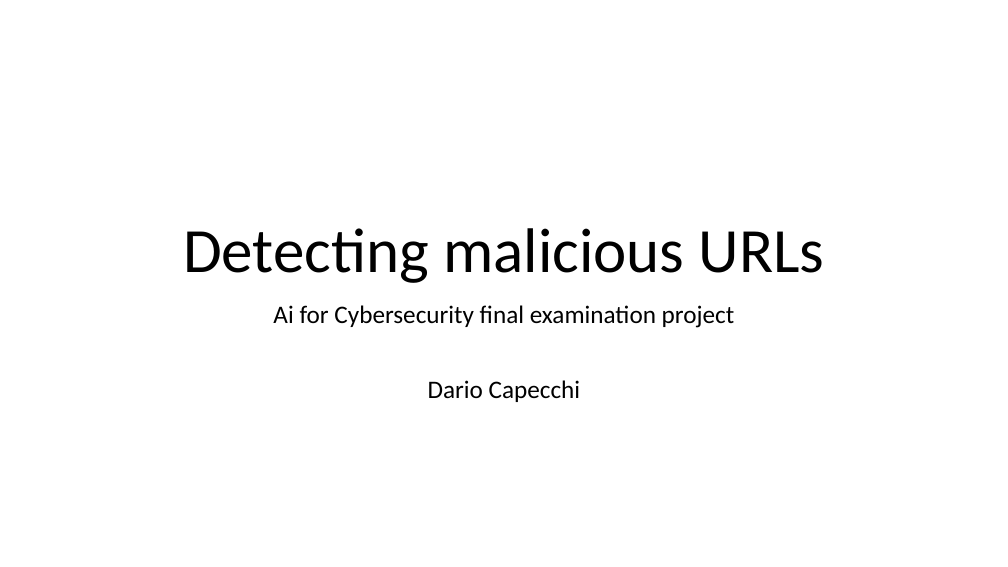
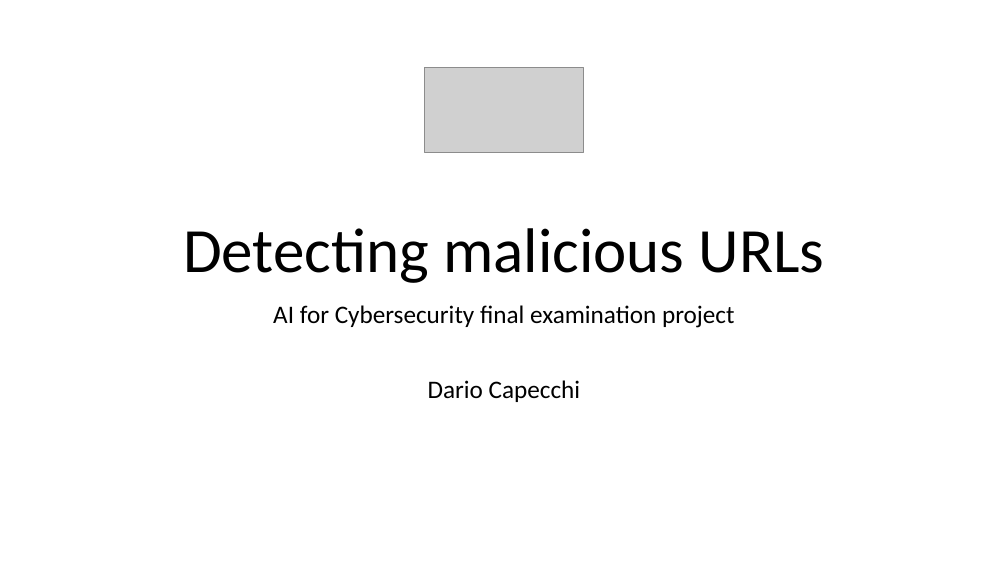
Before and after one commit to Metalcape/url-classifier, a slide deck: slide 1 of slides.pptx. Drawn at 1008x567 pixels with LibreOffice and Linux fonts; fonts in the diff are those of the drawing; grey boxes stand for pictures. Boxes give left, top, right and bottom in pixels: in the first picture for what was removed or moved away, otherwise in the second. Text is boxed around its words. In the diff, an @@ line names an element or a change of style, - is before the commit and + after.

Commit message:
Slides

```diff
--- a/slides.pptx
+++ b/slides.pptx
@@ picture added at [425,67,584,152] @@
@@ subtitle at [273,305,735,328]: text changed @@
-Ai for Cybersecurity final examination project
+AI for Cybersecurity final examination project
```
Also in this commit, not shown: 3 other slides changed, 10 slides added, 4 slides removed, 21 other files.
